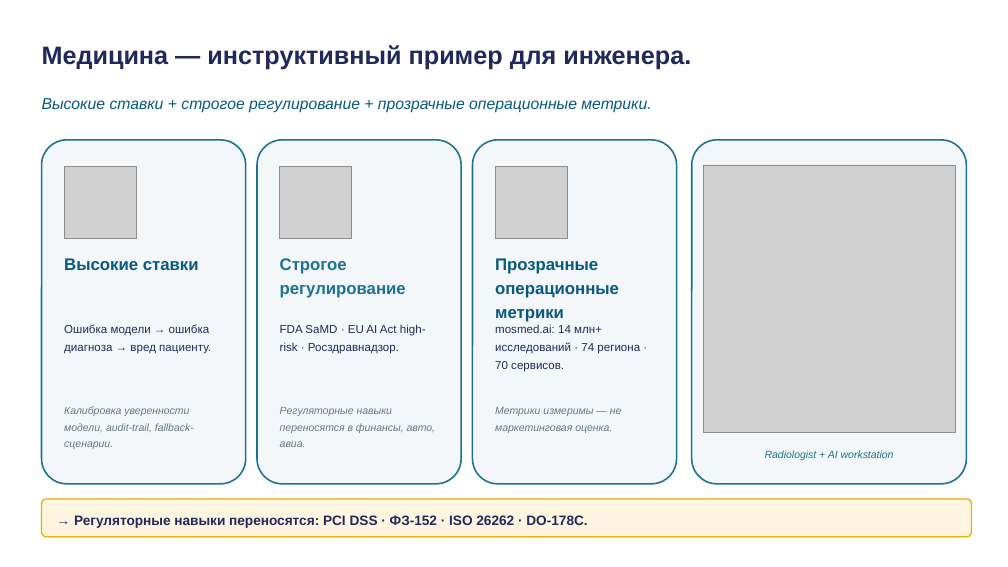
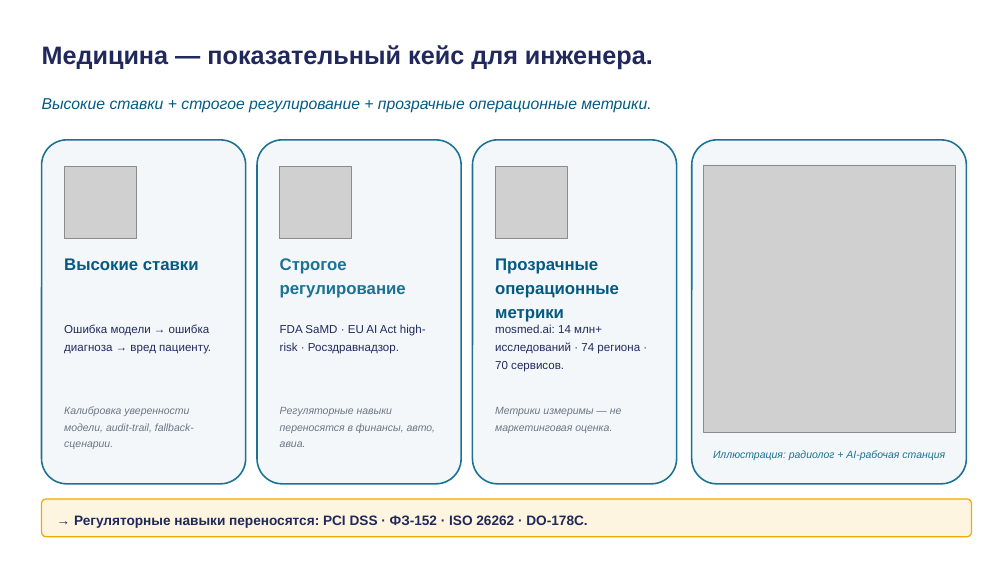
Before and after one commit to tellina-study/AI-usage-lessons, a slide deck: slide 9 of library/lectures/lec-04/rendered/lec-04.pptx. Drawn at 1008x567 pixels with LibreOffice and Linux fonts; fonts in the diff are those of the drawing; grey boxes stand for pictures. Boxes give left, top, right and bottom in pixels: in the first picture for what was removed or moved away, otherwise in the second. Text is boxed around its words. In the diff, an @@ line names an element or a change of style, - is before the commit and + after.

```diff
--- a/library/lectures/lec-04/rendered/lec-04.pptx
+++ b/library/lectures/lec-04/rendered/lec-04.pptx
@@ text at <box>42,45,653,70</box>: text changed @@
-Медицина — инструктивный пример для инженера.
+Медицина — показательный кейс для инженера.
@@ text at <box>713,450,945,460</box>: text changed @@
-Radiologist + AI workstation
+Иллюстрация: радиолог + AI-рабочая станция
```
Also in this commit, not shown: 15 other slides changed, 2 slides added, 3 slides removed, 38 other files.
